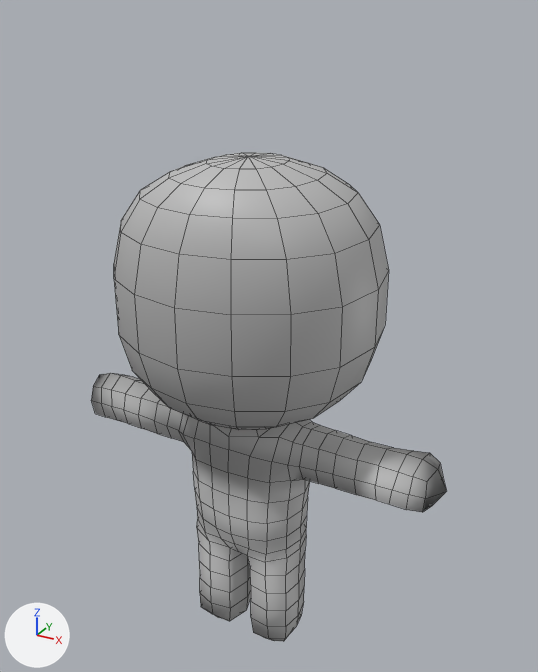
Before and after pictures for a commit that changed the FBX model Editor/IKRig/Freehang Climb.fbx.
Before and after are seen from a 50 mm lens placed at (2.23, -3.79, 4.27), pointed at (-0.04, 0.33, 2.21). The lights are fixed; the arrows at lower left show +X, +Y and +Z. The picture after the commit comes second. Mesh edges are drawn as thin lines. Where no turn or scale is listed for an object, it has been applied to the vertices.

Objects in the first picture: 'StickMan'.
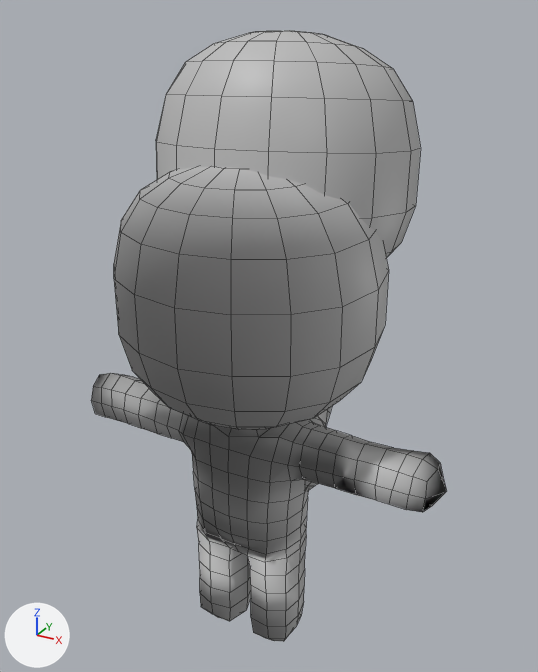
The change, as a list of edits to the scene's bpy script:
```text
Change me_mesh:
    where me_mesh.from_pydata(...)  # 530 vertices, 540 faces; spans x -1.36..1.36, y -0.79..0.8, z -0.06..3.49
    used by ob_stickman; location = (0.0, 0.0, 0.0)
    me_mesh part 1: its shading normals changed
Add me_mesh_001:
    me_mesh_001.from_pydata(...)  # 530 vertices, 540 faces; spans x -0.88..0.82, y -0.32..1.34, z 1.1..4.15
    me_mesh_001.materials.append(mat_lambert1)  # grey #bcbcbc
Add ob_stickman1:
    ob_stickman1 = bpy.data.objects.new('StickMan1', me_mesh_001)
    ob_stickman1.location = (0.0, 0.0, 0.0)
```

Pixel boxes [x1, y1, x2, y2] of what changed, in the pictures (538 x 672 px):
'StickMan', shading changed
    both: [93, 167, 447, 640]
'StickMan1', added
    after: [156, 30, 420, 491]
